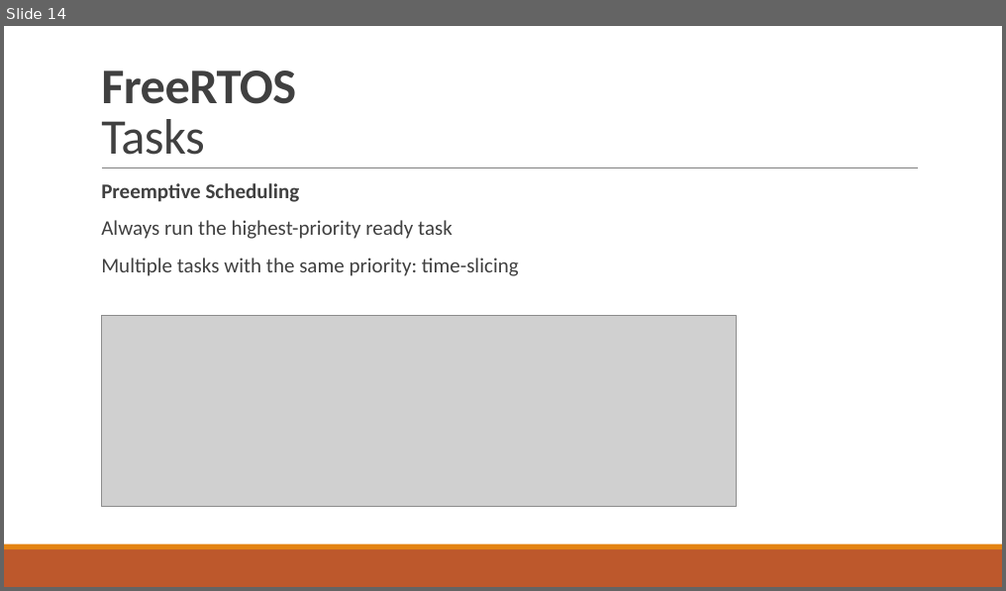
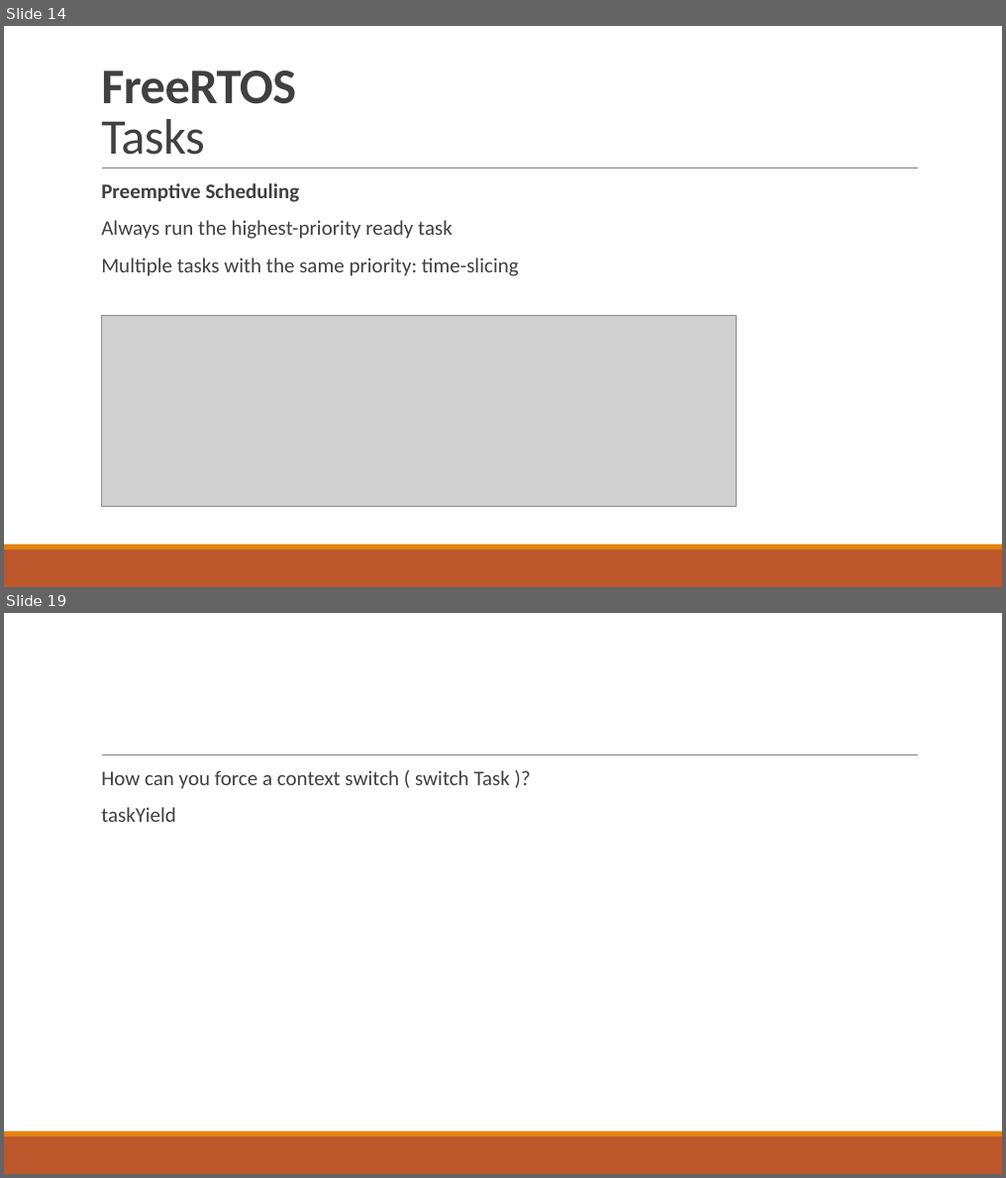
Before and after one commit to tfineich/INTRO_Projekt, a slide deck: Recap_SW5_Ineichen_Stecher.pptx. Shown one above the other, each under a label of ours: slide 14 before the commit, slides 14 and 19 after it; the slides between them are not shown. The pictures are 1006x591 and 1006x1178 pixels, drawn with LibreOffice and Linux fonts; fonts in the diff are those of the drawing; grey boxes stand for pictures. Boxes give left, top, right and bottom in pixels: in the first picture for what was removed or moved away, otherwise in the second. Text is boxed around its words. In the diff, an @@ line names an element or a change of style, - is before the commit and + after.

```diff
--- a/Recap_SW5_Ineichen_Stecher.pptx
+++ b/Recap_SW5_Ineichen_Stecher.pptx
@@ slide 19 added at [4, 613, 1002, 1174], background #FFFFFF; not listed: 3 template elements that a slide beside it also shows @@
@@ text added at [101, 770, 510, 822], 20 pt, text #404040 @@
+  How can you force a context switch ( switch Task )?
+  taskYield
```
Also in this commit, not shown: 2 slides changed, 2 other slides added.
